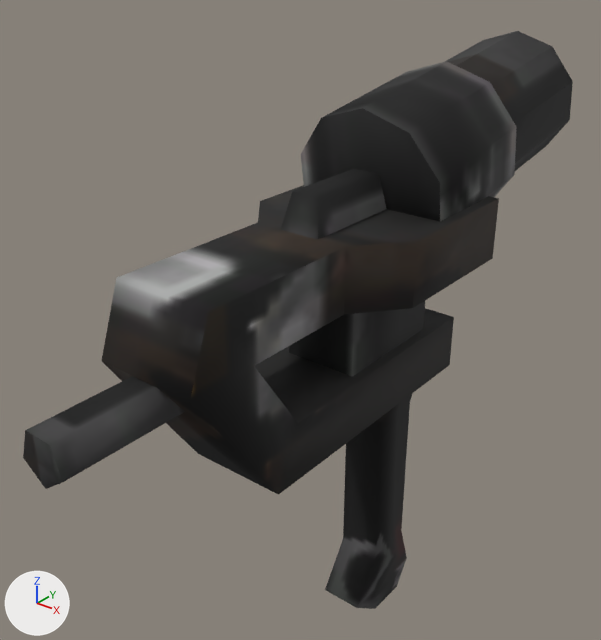
Before and after pictures for a commit that changed the glTF model public/assets/models/Builder.glb.
Both versions are drawn from a 50 mm camera at (0.159, -0.25, 0.216) aimed at (-0.02, -0.027, 0.078). Lighting does not change. The marker at lower left points along +X, +Y and +Z. The older version comes first.
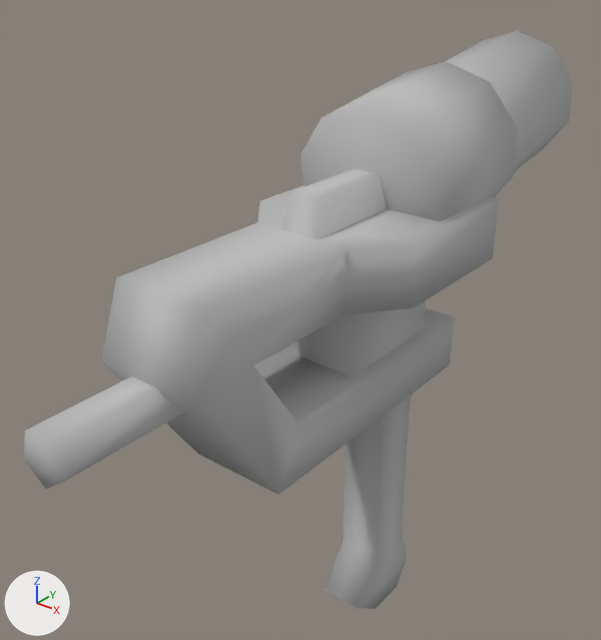
Where the change shows, as pixel boxes [x1, y1, x2, y2] in the pictures (601 x 640 px):
'Mesh_0', surface changed (black to grey)
    both: [23, 31, 573, 609]

Edits to the bpy script that builds the scene:
```text
Change mat_builder01:
    remove mat_builder01.texture = img_image_0
    add mat_builder01.base_color = (0.5, 0.5, 0.5)  # grey #bcbcbc
```
